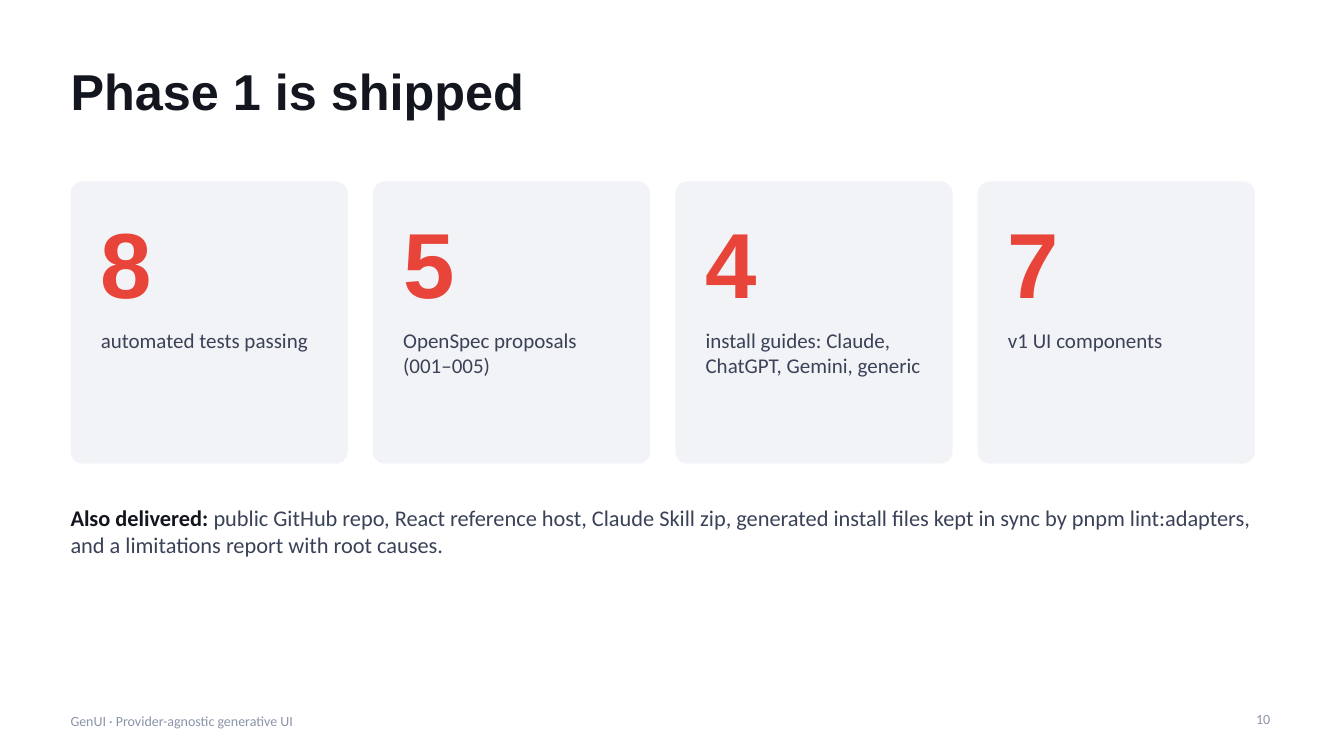
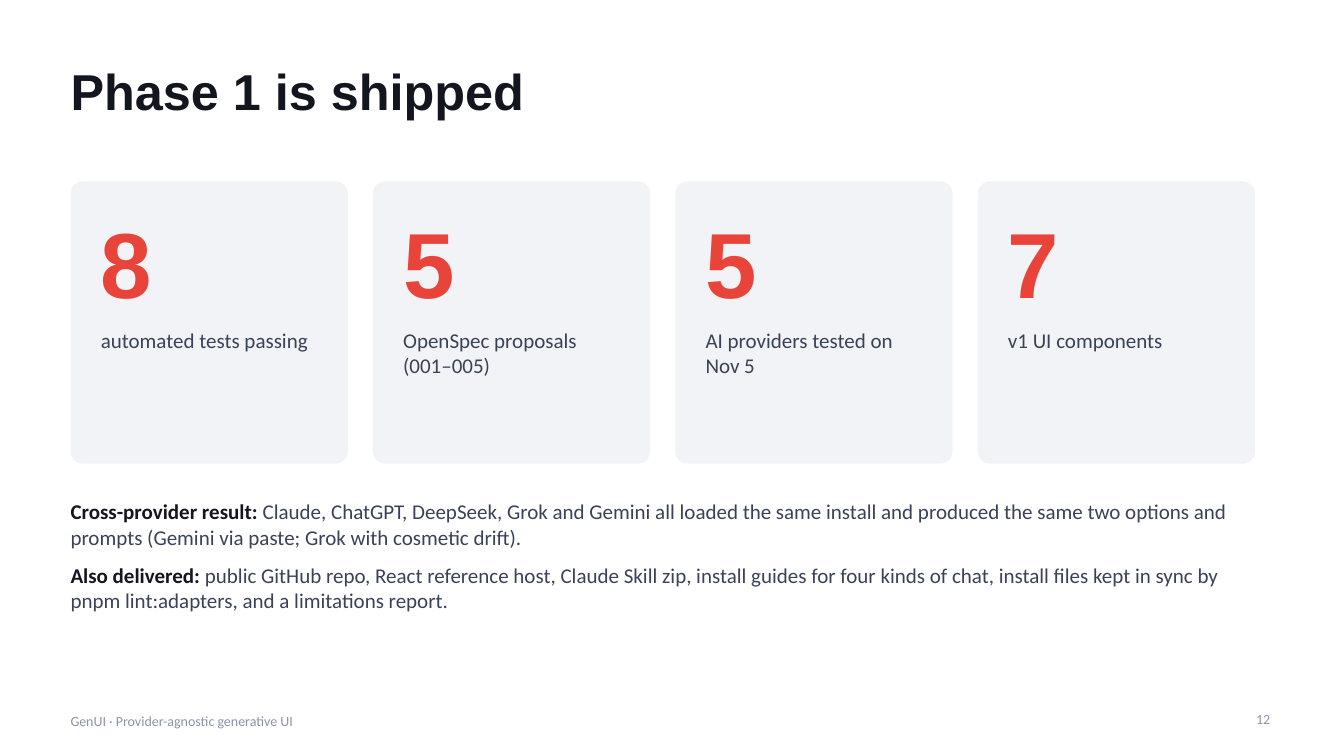
Before and after one commit to noahtan917/gen-ui, a slide deck: slide 12 of docs/GenUI-Presentation.pptx (slide 10 before the commit). Drawn at 1344x756 pixels with LibreOffice and Linux fonts; fonts in the diff are those of the drawing. Boxes give left, top, right and bottom in pixels: in the first picture for what was removed or moved away, otherwise in the second. Text is boxed around its words. In the diff, an @@ line names an element or a change of style, - is before the commit and + after.

```diff
--- a/docs/GenUI-Presentation.pptx
+++ b/docs/GenUI-Presentation.pptx
@@ text at [706,234,757,299]: text changed @@
-4
+5
@@ text at [706,333,893,373]: text changed @@
-install guides: Claude, ChatGPT, Gemini, generic
+AI providers tested on Nov 5
@@ text at [71,504,1226,612]: text changed; size 16 to 15 pt @@
-Also delivered: public GitHub repo, React reference host, Claude Skill zip, generated install files kept in sync by pnpm lint:adapters, and a limitations report with root causes.
+Cross-provider result: Claude, ChatGPT, DeepSeek, Grok and Gemini all loaded the same install and produced the same two options and prompts (Gemini via paste; Grok with cosmetic drift).
+Also delivered: public GitHub repo, React reference host, Claude Skill zip, install guides for four kinds of chat, install files kept in sync by pnpm lint:adapters, and a limitations report.
@@ page number at [1256,715,1270,724]: text changed @@
-10
+12
```
Also in this commit, not shown: 5 other slides changed, 3 slides added, 1 slide removed, 32 other files.
